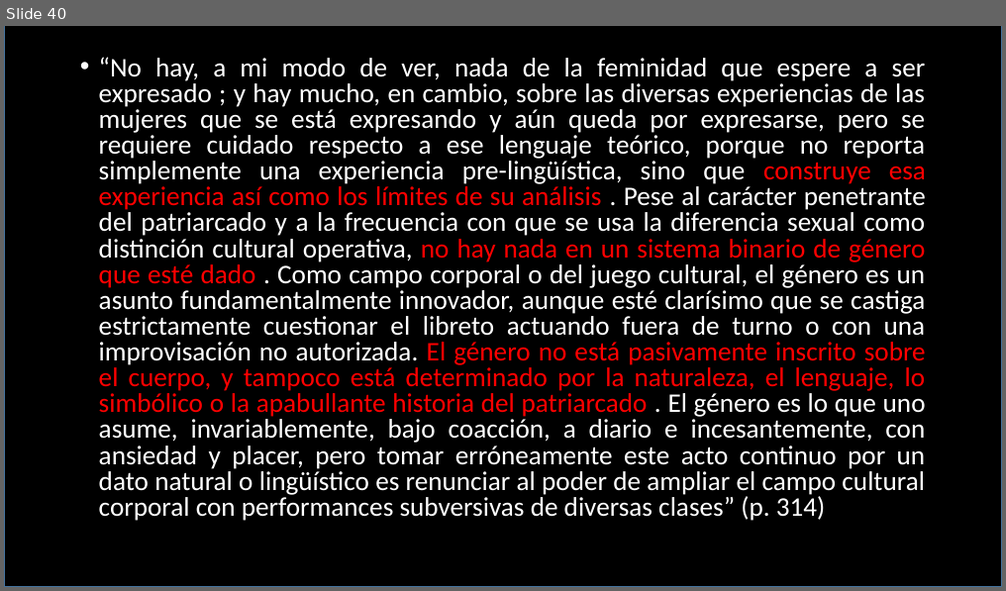
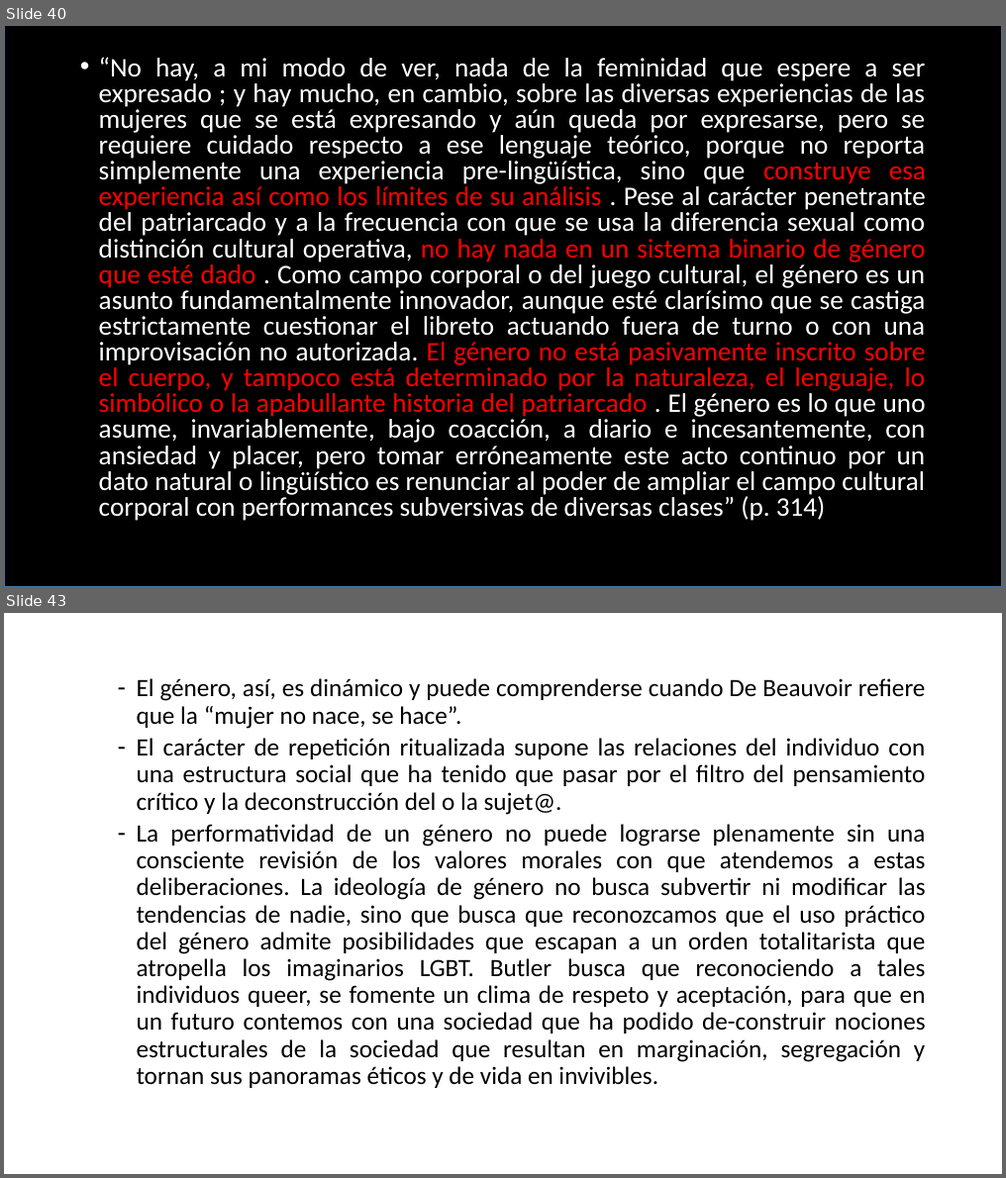
Before and after one commit to zaboltar/zaboltar.github.io, a slide deck: assets uarm/2019 sol-penscri-justfilpol/Judith Butler.pptx. Shown one above the other, each under a label of ours: slide 40 before the commit, slides 40 and 43 after it; the slides between them are not shown. The pictures are 1006x591 and 1006x1178 pixels, drawn with LibreOffice and Linux fonts; fonts in the diff are those of the drawing. Boxes give left, top, right and bottom in pixels: in the first picture for what was removed or moved away, otherwise in the second. Text is boxed around its words. In the diff, an @@ line names an element or a change of style, - is before the commit and + after.

```diff
--- a/assets uarm/2019 sol-penscri-justfilpol/Judith Butler.pptx
+++ b/assets uarm/2019 sol-penscri-justfilpol/Judith Butler.pptx
@@ slide 43 added at [4, 613, 1002, 1174], background #FFFFFF @@
@@ text added at [137, 678, 926, 1088], 24 pt, text #000000 @@
+  – El género, así, es dinámico y puede comprenderse cuando De Beauvoir refiere que la “mujer no nace, se hace”.
+  – El carácter de repetición ritualizada supone las relaciones del individuo con una estructura social que ha tenido que pasar por el filtro del pensamiento crítico y la deconstrucción del o la sujet@.
+  – La performatividad de un género no puede lograrse plenamente sin una consciente revisión de los valores morales con que atendemos a estas deliberaciones. La ideología de género no busca subvertir ni modificar las tendencias de nadie, sino que busca que reconozcamos que el uso práctico del género admite posibilidades que escapan a un orden totalitarista que atropella los imaginarios LGBT. Butler busca que reconociendo a tales individuos queer, se fomente un clima de respeto y aceptación, para que en un futuro contemos con una sociedad que ha podido de-construir nociones estructurales de la sociedad que resultan en marginación, segregación y tornan sus panoramas éticos y de vida en invivibles.
```
Also in this commit, not shown: 3 other slides added, 6 other files.
